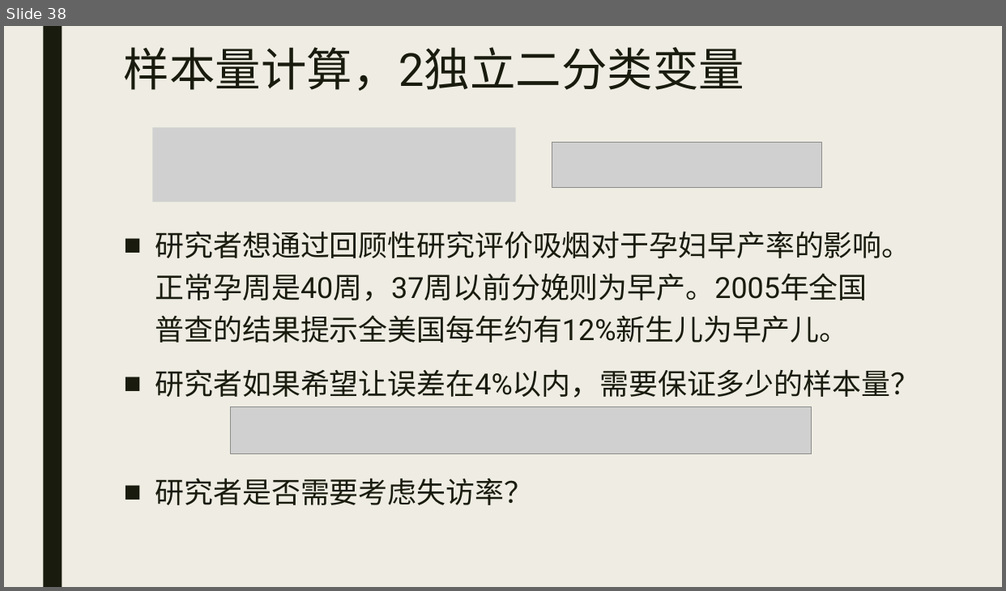
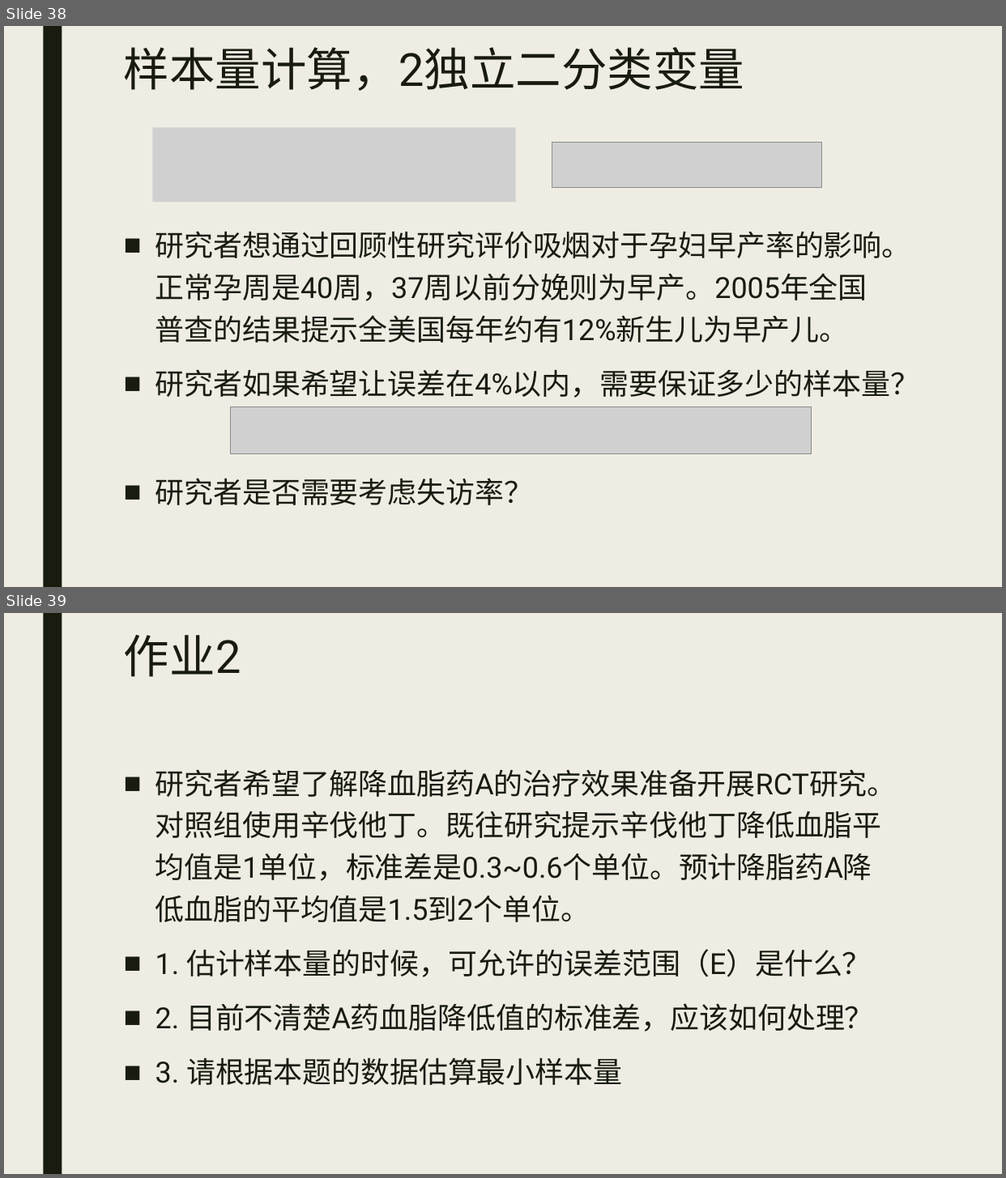
Before and after one commit to beneon/medstat, a slide deck: lect-6/二分变量的检验以及样本量估计.pptx. Shown one above the other, each under a label of ours: slide 38 before the commit, slides 38 and 39 after it. The pictures are 1006x591 and 1006x1178 pixels, drawn with LibreOffice and Linux fonts; fonts in the diff are those of the drawing; grey boxes stand for pictures. Boxes give left, top, right and bottom in pixels: in the first picture for what was removed or moved away, otherwise in the second. Text is boxed around its words. In the diff, an @@ line names an element or a change of style, - is before the commit and + after.

```diff
--- a/lect-6/二分变量的检验以及样本量估计.pptx
+++ b/lect-6/二分变量的检验以及样本量估计.pptx
@@ slide 39 added at (x1=4, y1=613, x2=1002, y2=1174), background #EFEDE3; not listed: 1 template element that a slide beside it also shows @@
@@ title added at (x1=124, y1=635, x2=241, y2=677), 44 pt, text #191B0E @@
+作业2
@@ text added at (x1=155, y1=769, x2=897, y2=1085), 28 pt, text #191B0E @@
+■ 研究者希望了解降血脂药A的治疗效果准备开展RCT研究。对照组使用辛伐他丁。既往研究提示辛伐他丁降低血脂平均值是1单位，标准差是0.3~0.6个单位。预计降脂药A降低血脂的平均值是1.5到2个单位。
+■ 1. 估计样本量的时候，可允许的误差范围（E）是什么？
+■ 2. 目前不清楚A药血脂降低值的标准差，应该如何处理？
+■ 3. 请根据本题的数据估算最小样本量
```
Also in this commit, not shown: 5 other files.
